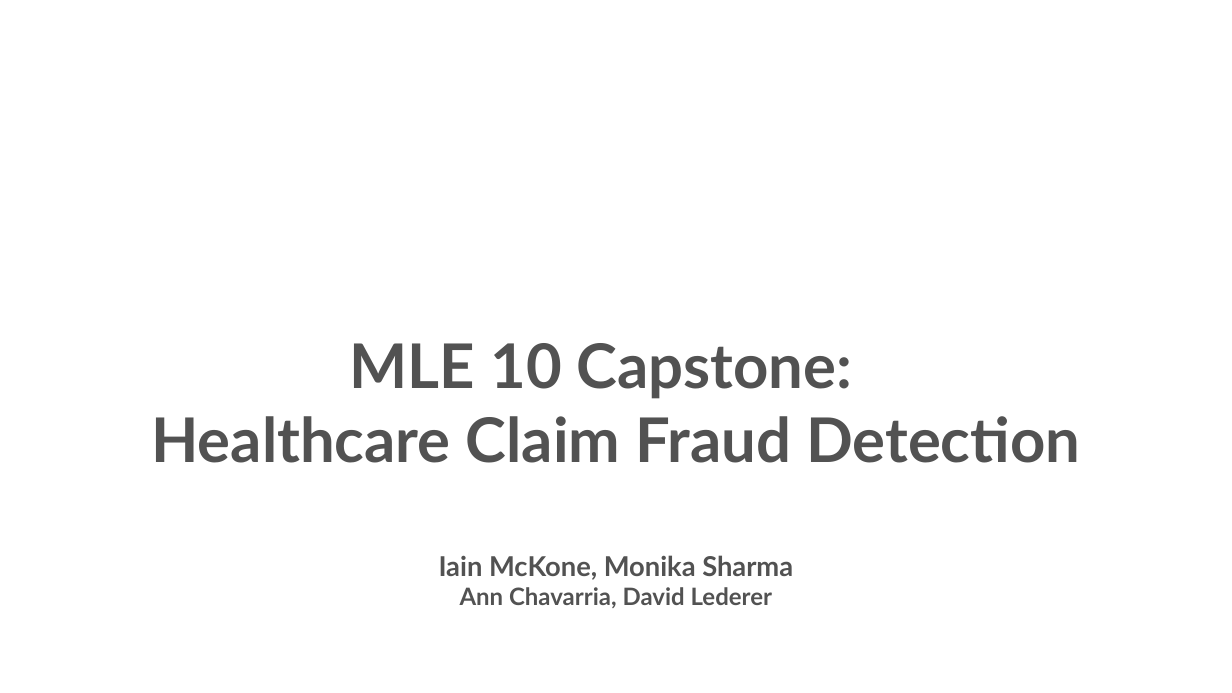
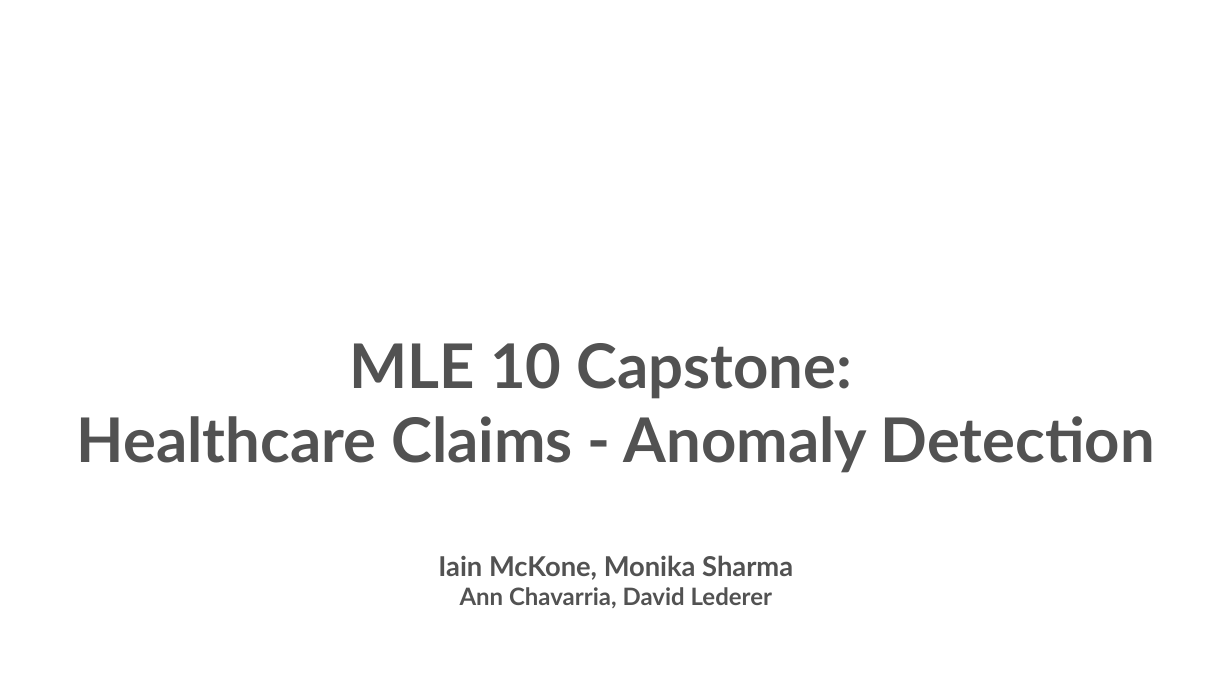
Before and after one commit to monika0603/MLE10-Capstone-Project, a slide deck: slide 1 of docs/presentation/CapstonePreso_HealthcareAnomaly.pptx. Drawn at 1232x693 pixels with LibreOffice and Linux fonts; fonts in the diff are those of the drawing; background and template pictures are left out. Boxes give left, top, right and bottom in pixels: in the first picture for what was removed or moved away, otherwise in the second. Text is boxed around its words. In the diff, an @@ line names an element or a change of style, - is before the commit and + after.

```diff
--- a/docs/presentation/CapstonePreso_HealthcareAnomaly.pptx
+++ b/docs/presentation/CapstonePreso_HealthcareAnomaly.pptx
@@ subtitle at (77, 416, 1155, 580): text changed @@
-Healthcare Claim Fraud Detection
-Iain McKone, Monika Sharma
+Healthcare Claims - Anomaly Detection
+Iain McKone, Monika Sharma
```
Also in this commit, not shown: 25 other slides changed, 4 other files.
